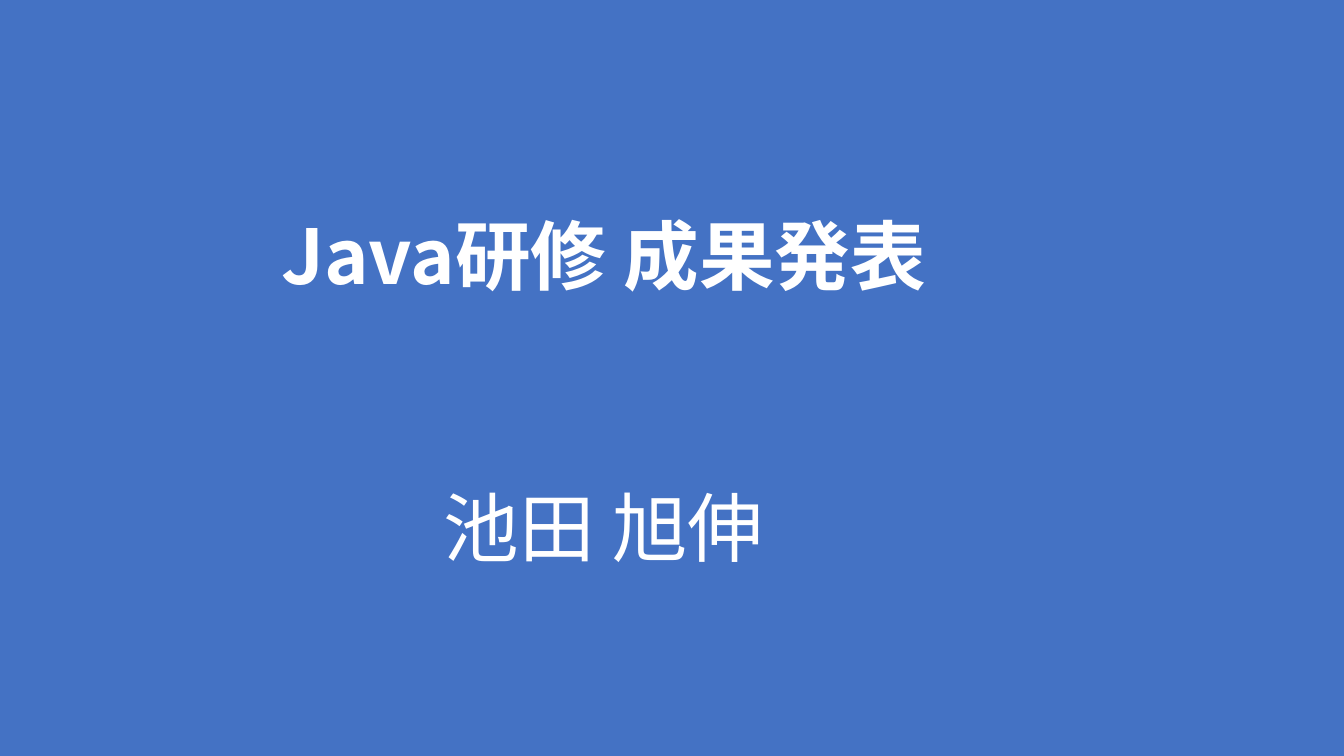
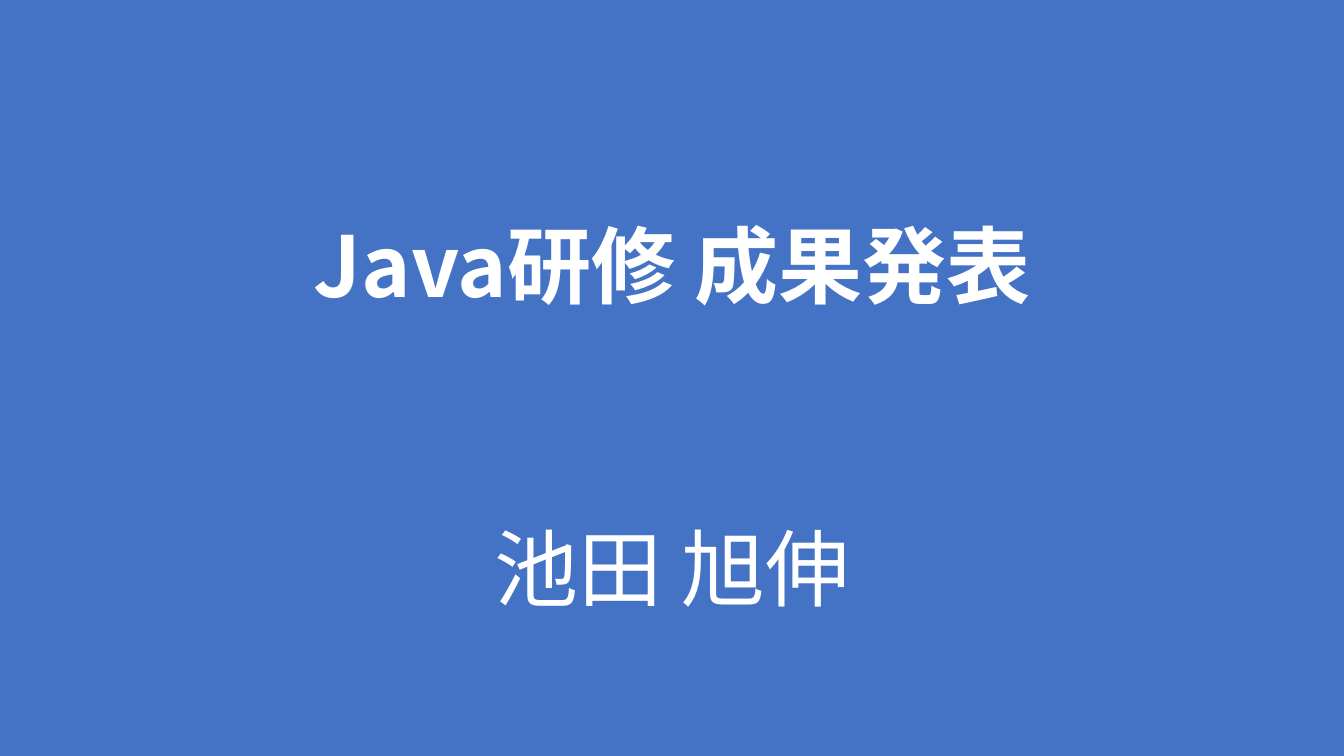
Before and after one commit to RitsIkeda/java-training, a slide deck: slide 1 of result_presentation/java-study-presentation.pptx. Drawn at 1344x756 pixels with LibreOffice and Linux fonts; fonts in the diff are those of the drawing. Boxes give left, top, right and bottom in pixels: in the first picture for what was removed or moved away, otherwise in the second. Text is boxed around its words. In the diff, an @@ line names an element or a change of style, - is before the commit and + after.

```diff
--- a/result_presentation/java-study-presentation.pptx
+++ b/result_presentation/java-study-presentation.pptx
@@ title "Java研修 成果発表 池田 旭伸": place and size @@
-title "Java研修 成果発表 池田 旭伸" at (281,219,926,562)
+title "Java研修 成果発表 池田 旭伸" at (314,225,1030,607)
@@ title "Java研修 成果発表 池田 旭伸" at (314,225,1030,607): size 54 to 60 pt @@
```
Also in this commit, not shown: 4 other slides changed.
